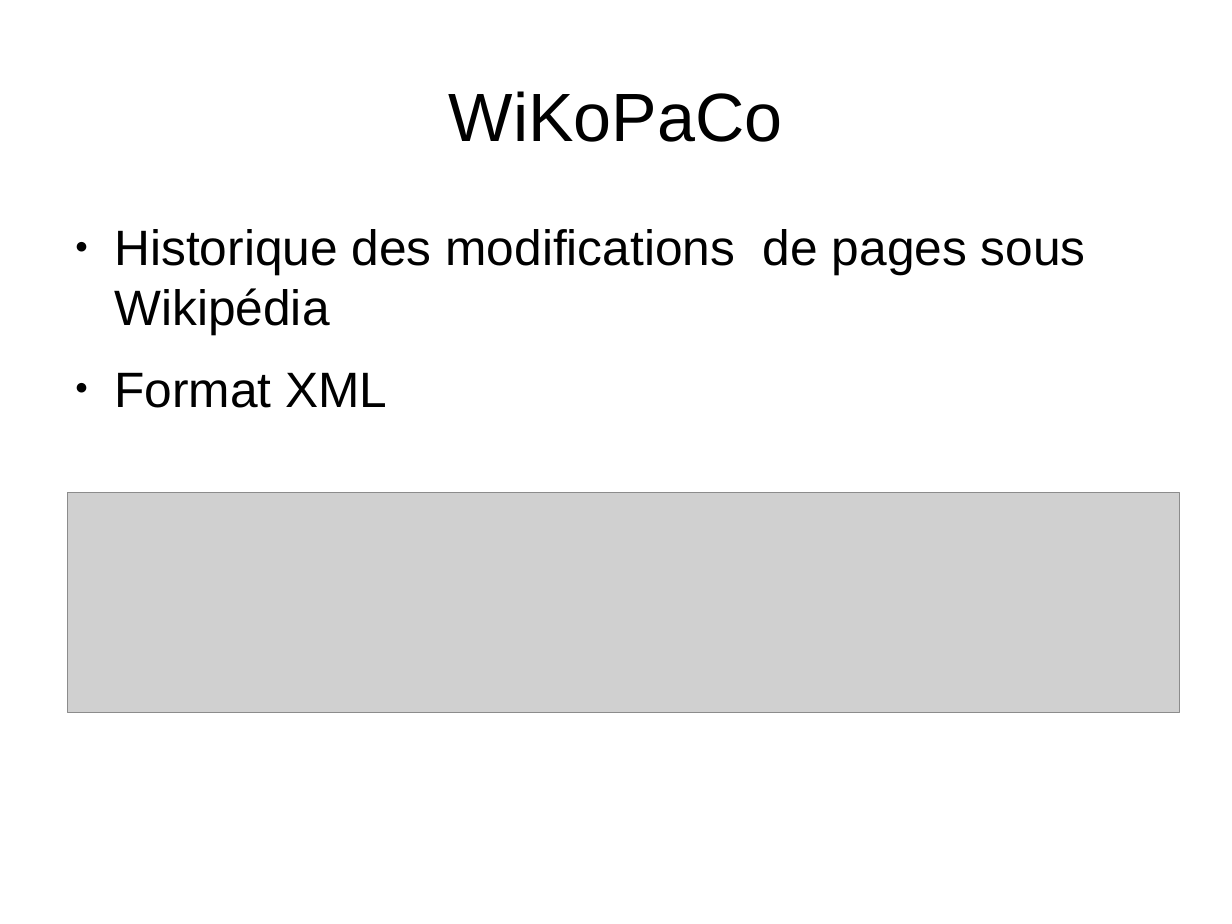
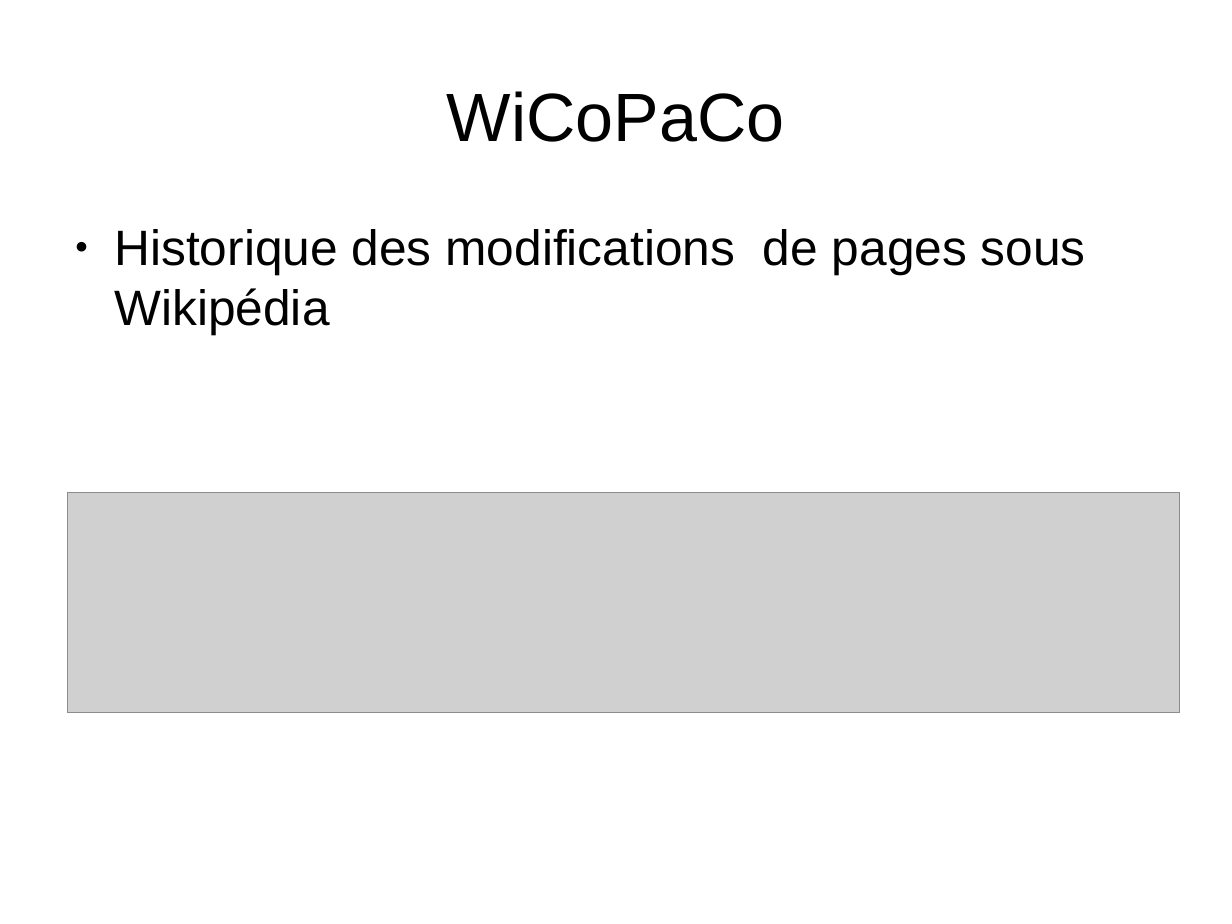
Before and after one commit to Sle3pingForest/StageL3, a slide deck: slide 4 of RapportDamien/presentation.odp. Drawn at 1232x924 pixels with LibreOffice and Linux fonts; fonts in the diff are those of the drawing; grey boxes stand for pictures. Boxes give left, top, right and bottom in pixels: in the first picture for what was removed or moved away, otherwise in the second. Text is boxed around its words. In the diff, an @@ line names an element or a change of style, - is before the commit and + after.

```diff
--- a/RapportDamien/presentation.odp
+++ b/RapportDamien/presentation.odp
@@ title at bbox=[447, 91, 785, 142]: text changed @@
-WiKoPaCo
+WiCoPaCo
@@ text at bbox=[114, 372, 387, 408]: paragraph removed @@
-● Format XML
```
Also in this commit, not shown: 3 other slides changed, 1 other file.
